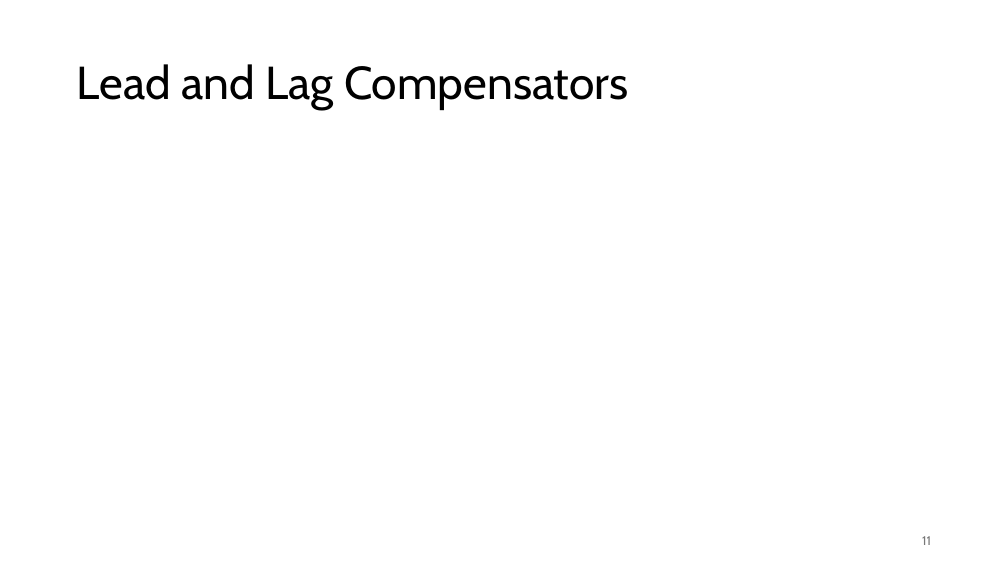
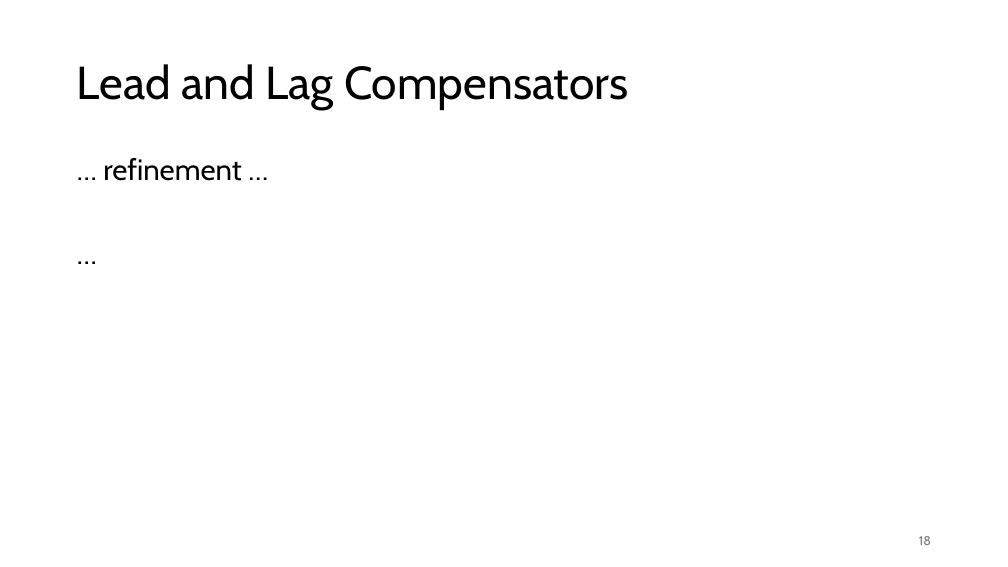
Before and after one commit to FelixWick/control_engineering, a slide deck: slide 18 of slides/5_controller_design.pptx (slide 11 before the commit). Drawn at 1008x567 pixels with LibreOffice and Linux fonts; fonts in the diff are those of the drawing. Boxes give left, top, right and bottom in pixels: in the first picture for what was removed or moved away, otherwise in the second. Text is boxed around its words. In the diff, an @@ line names an element or a change of style, - is before the commit and + after.

```diff
--- a/slides/5_controller_design.pptx
+++ b/slides/5_controller_design.pptx
@@ text added at (x1=103, y1=158, x2=241, y2=181), 28 pt, text #000000 @@
+… refinement …
+…
@@ page number at (x1=919, y1=536, x2=931, y2=545): text changed @@
-11
+18
```
Also in this commit, not shown: 12 other slides changed, 9 slides added, 4 other files.
